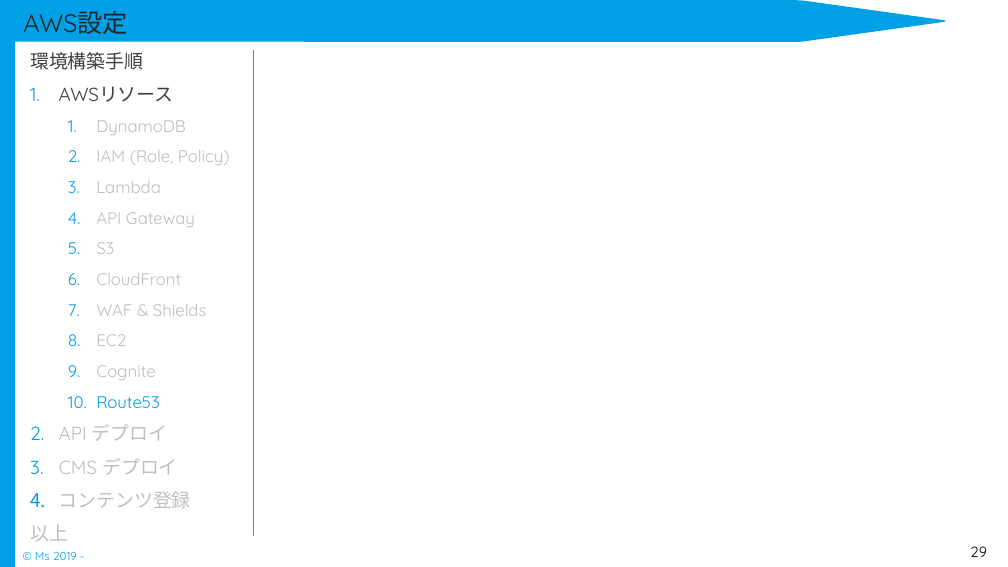
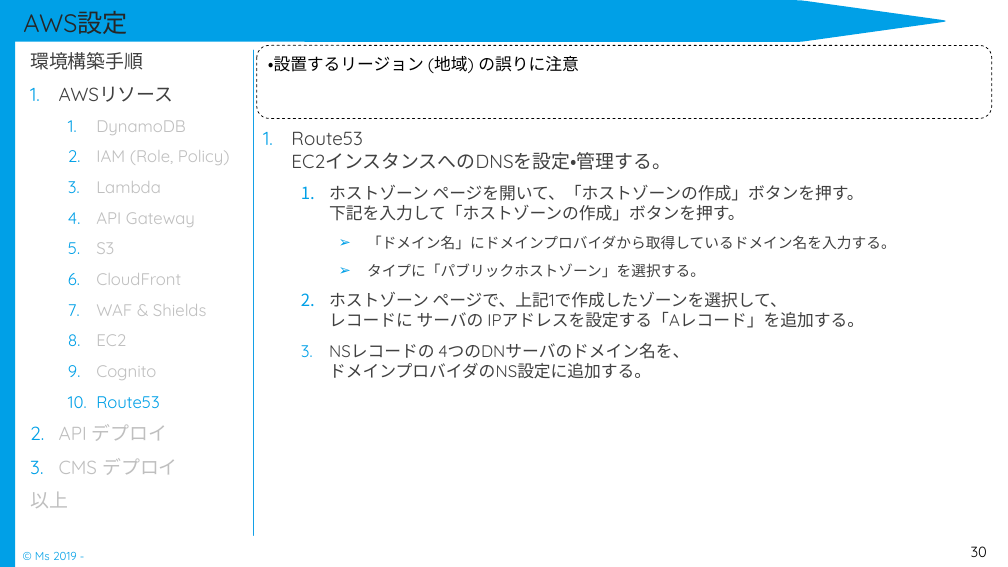
Before and after one commit to Rie-Ishimura/https-github.com-uetomae-msar_Documents_1, a slide deck: slide 30 of 04.環境構築/インフラ/msar_環境構築手順書.pptx (slide 29 before the commit). Drawn at 1008x567 pixels with LibreOffice and Linux fonts; fonts in the diff are those of the drawing. Boxes give left, top, right and bottom in pixels: in the first picture for what was removed or moved away, otherwise in the second. Text is boxed around its words. In the diff, an @@ line names an element or a change of style, - is before the commit and + after.

```diff
--- a/04.環境構築/インフラ/msar_環境構築手順書.pptx
+++ b/04.環境構築/インフラ/msar_環境構築手順書.pptx
@@ rounded rectangle added at (257,45,992,119), fill #FFFFFF, outline #000000 0.75 pt dashed @@
@@ text added at (268,56,578,73), 16 pt, text #000000 @@
+・設置するリージョン (地域) の誤りに注意
@@ text added at (291,131,896,378), 16 pt, text #404040 @@
+1. Route53
+   EC2インスタンスへのDNSを設定・管理する。
+  1. ホストゾーン ページを開いて、「ホストゾーンの作成」ボタンを押す。
+     下記を入力して「ホストゾーンの作成」ボタンを押す。
+    ➢ 「ドメイン名」にドメインプロバイダから取得しているドメイン名を入力する。
+    ➢ タイプに「パブリックホストゾーン」を選択する。
+  2. ホストゾーン ページで、上記1で作成したゾーンを選択して、
+     レコードに サーバの IPアドレスを設定する「Aレコード」を追加する。
+  3. NSレコードの 4つのDNサーバのドメイン名を、
+     ドメインプロバイダのNS設定に追加する。
@@ text at (96,365,156,380): text changed @@
-  9. Cognite
+  9. Cognito
@@ text at (59,491,191,508): paragraph removed @@
-4. コンテンツ登録
@@ page number at (971,546,987,557): text changed @@
-29
+30
```
Also in this commit, not shown: 24 other slides changed, 1 slide added, 1 other file.
